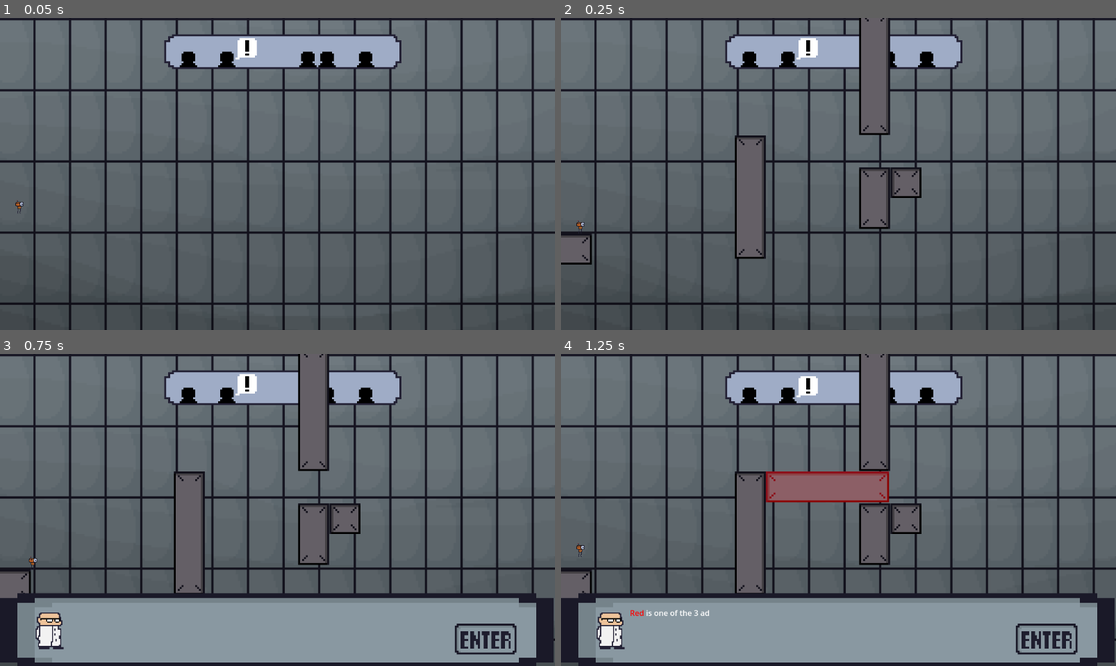
Above: before the commit, frames 1-4 (two rows, left to right).
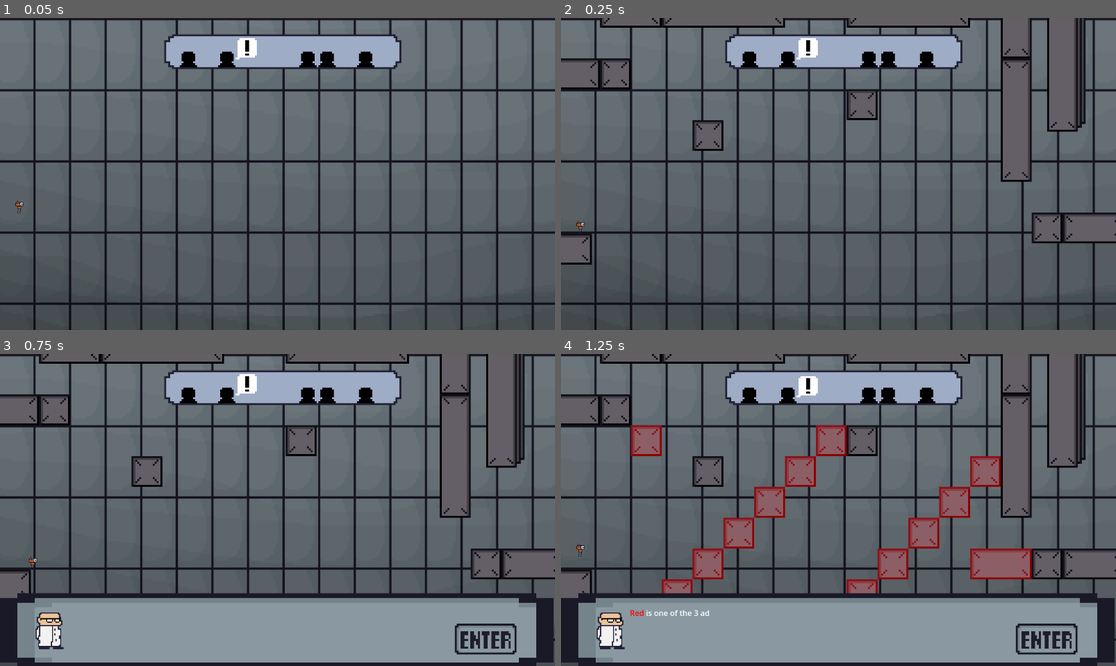
Above: after the commit, the same moments.

Repository: Gamnraa/gmtk2025
Game: Godot game, scene res://MainScene.tscn
Two runs of this game, one before a commit and one after it. Both use one fixed random seed, a clock stepped at 60 frames per second and the inputs below.
Inputs:
- Up to frame 1 (0.05 s): no input
- Up to frame 2 (0.25 s): no input
- Up to frame 3 (0.75 s): tap Enter (enter) at 0.5, 0.6 s; hold D (right) from 0.53 s (still down)
- Up to frame 4 (1.25 s): keep holding D (right); tap Space (jump) at 0.77 s

Frame 1 is identical in both runs. In frame 2, 7.2% of the frame differs, in the area x 0-100%, y 0-78%; in frame 3, 7.2%; in frame 4, 16%, in the area x 0-100%, y 0-77%.

Commit message:
quick thing

Diff:
--- /dev/null
+++ b/Nodes/Levels/2_1.tscn
@@ -0,0 +1,216 @@
+[gd_scene load_steps=4 format=3 uid="uid://ba5ij76u1ff62"]
+
+[ext_resource type="PackedScene" uid="uid://b4r00hkgdyuap" path="res://Nodes/PlatformSmall.tscn" id="1_8h5j3"]
+[ext_resource type="PackedScene" uid="uid://blaul8bw43pew" path="res://Nodes/PlatformBig.tscn" id="1_yrng4"]
+[ext_resource type="PackedScene" uid="uid://d3gsx1wbbm70y" path="res://Nodes/PlatformMed.tscn" id="3_m5mcx"]
+
+[node name="1-1" type="Node2D"]
+position = Vector2(16, -32)
+scale = Vector2(0.5, 0.5)
+
+[node name="PlatformSmall2" parent="." instance=ExtResource("1_8h5j3")]
+position = Vector2(32, 0)
+color = 0
+
+[node name="PlatformSmall3" parent="." instance=ExtResource("1_8h5j3")]
+position = Vector2(416, -384)
+color = 0
+
+[node name="PlatformSmall4" parent="." instance=ExtResource("1_8h5j3")]
+position = Vector2(288, -512)
+color = 2
+
+[node name="PlatformBig" parent="." instance=ExtResource("1_yrng4")]
+position = Vector2(1536, -688)
+rotation = 1.5708
+
+[node name="PlatformMedium" parent="." instance=ExtResource("3_m5mcx")]
+position = Vector2(-544, -640)
+
+[node name="PlatformMedium2" parent="." instance=ExtResource("3_m5mcx")]
+position = Vector2(-672, -768)
+color = 1
+
+[node name="PlatformBig3" parent="." instance=ExtResource("1_yrng4")]
+position = Vector2(864, -896)
+
+[node name="PlatformSmall" parent="." instance=ExtResource("1_8h5j3")]
+position = Vector2(160, -128)
+color = 0
+
+[node name="PlatformSmall5" parent="." instance=ExtResource("1_8h5j3")]
+position = Vector2(288, -256)
+color = 0
+
+[node name="PlatformSmall6" parent="." instance=ExtResource("1_8h5j3")]
+position = Vector2(-96, -128)
+color = 2
+
+[node name="PlatformSmall7" parent="." instance=ExtResource("1_8h5j3")]
+position = Vector2(416, 128)
+color = 2
+
+[node name="PlatformBig4" parent="." instance=ExtResource("1_yrng4")]
+position = Vector2(1520, -672)
+rotation = 1.5708
+
+[node name="PlatformSmall8" parent="." instance=ExtResource("1_8h5j3")]
+position = Vector2(-96, 128)
+color = 0
+
+[node name="PlatformBig5" parent="." instance=ExtResource("1_yrng4")]
+position = Vector2(96, -896)
+
+[node name="PlatformBig6" parent="." instance=ExtResource("1_yrng4")]
+position = Vector2(1504, -656)
+rotation = 1.5708
+
+[node name="PlatformSmall9" parent="." instance=ExtResource("1_8h5j3")]
+position = Vector2(160, 128)
+color = 1
+
+[node name="PlatformSmall10" parent="." instance=ExtResource("1_8h5j3")]
+position = Vector2(32, -256)
+color = 2
+
+[node name="PlatformSmall11" parent="." instance=ExtResource("1_8h5j3")]
+position = Vector2(544, -512)
+color = 0
+
+[node name="PlatformSmall12" parent="." instance=ExtResource("1_8h5j3")]
+position = Vector2(1440, 0)
+
+[node name="PlatformSmall13" parent="." instance=ExtResource("1_8h5j3")]
+position = Vector2(-352, 128)
+color = 2
+
+[node name="PlatformSmall14" parent="." instance=ExtResource("1_8h5j3")]
+position = Vector2(160, -384)
+color = 2
+
+[node name="PlatformSmall15" parent="." instance=ExtResource("1_8h5j3")]
+position = Vector2(672, -384)
+color = 1
+
+[node name="PlatformSmall16" parent="." instance=ExtResource("1_8h5j3")]
+position = Vector2(544, -256)
+color = 1
+
+[node name="PlatformSmall18" parent="." instance=ExtResource("1_8h5j3")]
+position = Vector2(416, -128)
+color = 1
+
+[node name="PlatformMedium3" parent="." instance=ExtResource("3_m5mcx")]
+position = Vector2(-288, -896)
+
+[node name="PlatformSmall19" parent="." instance=ExtResource("1_8h5j3")]
+position = Vector2(288, 0)
+color = 1
+
+[node name="PlatformMedium5" parent="." instance=ExtResource("3_m5mcx")]
+position = Vector2(1248, 0)
+color = 0
+
+[node name="PlatformMedium6" parent="." instance=ExtResource("3_m5mcx")]
+position = Vector2(1632, 0)
+
+[node name="PlatformBig2" parent="." instance=ExtResource("1_yrng4")]
+position = Vector2(1312, -960)
+rotation = 1.5708
+
+[node name="PlatformBig7" parent="." instance=ExtResource("1_yrng4")]
+position = Vector2(1312, -448)
+rotation = 1.5708
+
+[node name="PlatformSmall17" parent="." instance=ExtResource("1_8h5j3")]
+position = Vector2(-224, 0)
+color = 2
+
+[node name="PlatformSmall20" parent="." instance=ExtResource("1_8h5j3")]
+position = Vector2(544, 0)
+color = 2
+
+[node name="PlatformSmall21" parent="." instance=ExtResource("1_8h5j3")]
+position = Vector2(672, -128)
+color = 2
+
+[node name="PlatformSmall22" parent="." instance=ExtResource("1_8h5j3")]
+position = Vector2(800, -256)
+color = 2
+
+[node name="PlatformSmall23" parent="." instance=ExtResource("1_8h5j3")]
+position = Vector2(800, -512)
+color = 1
+
+[node name="PlatformSmall24" parent="." instance=ExtResource("1_8h5j3")]
+position = Vector2(672, 128)
+color = 0
+
+[node name="PlatformSmall25" parent="." instance=ExtResource("1_8h5j3")]
+position = Vector2(800, 0)
+color = 0
+
+[node name="PlatformSmall26" parent="." instance=ExtResource("1_8h5j3")]
+position = Vector2(928, -128)
+color = 0
+
+[node name="PlatformSmall27" parent="." instance=ExtResource("1_8h5j3")]
+position = Vector2(928, -384)
+color = 2
+
+[node name="PlatformSmall28" parent="." instance=ExtResource("1_8h5j3")]
+position = Vector2(1056, -256)
+color = 0
+
+[node name="PlatformSmall29" parent="." instance=ExtResource("1_8h5j3")]
+position = Vector2(928, 128)
+color = 2
+
+[node name="PlatformSmall30" parent="." instance=ExtResource("1_8h5j3")]
+position = Vector2(1056, 0)
+color = 2
+
+[node name="PlatformSmall31" parent="." instance=ExtResource("1_8h5j3")]
+position = Vector2(1184, 128)
+color = 1
+
+[node name="PlatformSmall32" parent="." instance=ExtResource("1_8h5j3")]
+position = Vector2(1184, -128)
+color = 2
+
+[node name="PlatformSmall33" parent="." instance=ExtResource("1_8h5j3")]
+position = Vector2(1184, -384)
+color = 0
+
+[node name="PlatformSmall34" parent="." instance=ExtResource("1_8h5j3")]
+position = Vector2(-224, -256)
+color = 1
+
+[node name="PlatformSmall35" parent="." instance=ExtResource("1_8h5j3")]
+position = Vector2(-96, -384)
+color = 1
+
+[node name="PlatformSmall36" parent="." instance=ExtResource("1_8h5j3")]
+position = Vector2(-224, -512)
+color = 0
+
+[node name="PlatformSmall37" parent="." instance=ExtResource("1_8h5j3")]
+position = Vector2(32, -512)
+color = 1
+
+[node name="PlatformSmall38" parent="." instance=ExtResource("1_8h5j3")]
+position = Vector2(1056, -512)
+color = 2
+
+[node name="PlatformSmall39" parent="." instance=ExtResource("1_8h5j3")]
+position = Vector2(1184, -640)
+color = 2
+
+[node name="PlatformSmall40" parent="." instance=ExtResource("1_8h5j3")]
+position = Vector2(-352, -640)
+
+[node name="PlatformSmall41" parent="." instance=ExtResource("1_8h5j3")]
+position = Vector2(32, -384)
+
+[node name="PlatformSmall42" parent="." instance=ExtResource("1_8h5j3")]
+position = Vector2(672, -512)
--- a/Scripts/Global.gd
+++ b/Scripts/Global.gd
@@ -7,8 +7,8 @@
 var State = NONE
 var ActiveColors = {"RED":[RED, REDGREEN, REDBLUE, REDGREENBLUE], "GREEN":[GREEN, REDGREEN, GREENBLUE, REDGREENBLUE], "BLUE":[BLUE, GREENBLUE, REDBLUE, REDGREENBLUE]}
 
-var level = 0
-var sublevel = 2
+var level = 1
+var sublevel = 0
 
 var levels = [
 	["1_1.tscn", "1_2.tscn", "1_3.tscn", "1_4.tscn"],
